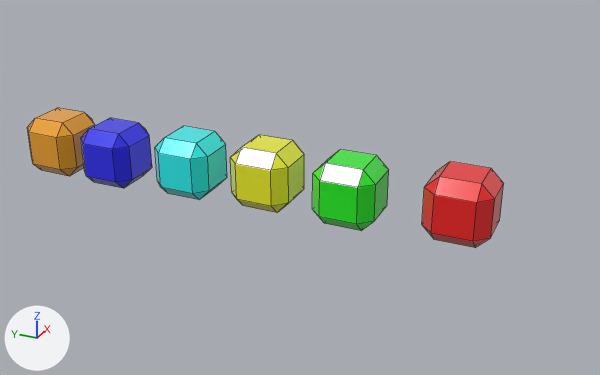
A saved change to the Blender file Assets/blocks/PartModel.blend.
Before and after are seen from a camera (50 mm lens) standing at (-10.93, -9.56, 5.43) and looking at (0.08, -4.61, -0.07). Every picture has the same lights, and +X, +Y and +Z are marked at lower left. Mesh edges are drawn as thin lines.

Objects in the first picture: 'I', 'J', 'L', 'O', 'S', 'Z'.
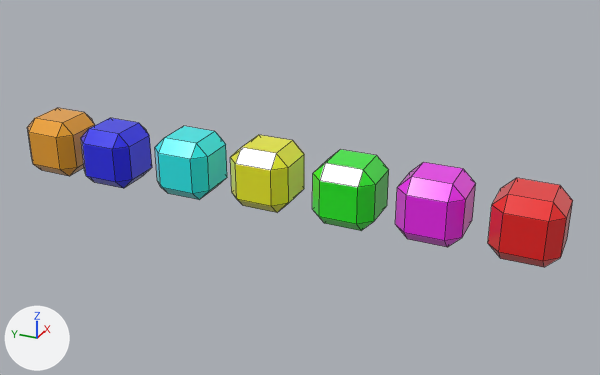
Commit message: create part model
add T part

Boxes (x1, y1, x2, y2) around the edits, measured in the pictures (600 x 375 px):
'Z', moved: before (422, 162, 504, 248); after (488, 178, 573, 267)
'T', added (pink): after (395, 162, 476, 247)

Edits to the bpy script that builds the scene:
```text
Add mat_t_met:
    mat_t_met = principled_material('T_Met')
    mat_t_met.base_color = (0.871, 0.000303, 0.871)  # pink #f001f0
    mat_t_met.roughness = 0.2
    mat_t_met.specular_ior_level = 0.8
    mat_t_met.sheen_weight = 0.2
Add me_cube_006:
    me_cube_006.from_pydata(...)  # 24 vertices, 26 faces; spans x -0.5..0.5, y -0.5..0.5, z -0.5..0.5
    me_cube_006.materials.append(mat_t_met)  # pink #f001f0
Change ob_z:
    ob_z.location: (-0.08, -7.25, 0.22) -> (-0.12, -8.23, 0.15)
Add ob_t:
    ob_t = bpy.data.objects.new('T', me_cube_006)
    ob_t.location = (-0.1, -6.86, 0.15)
```
